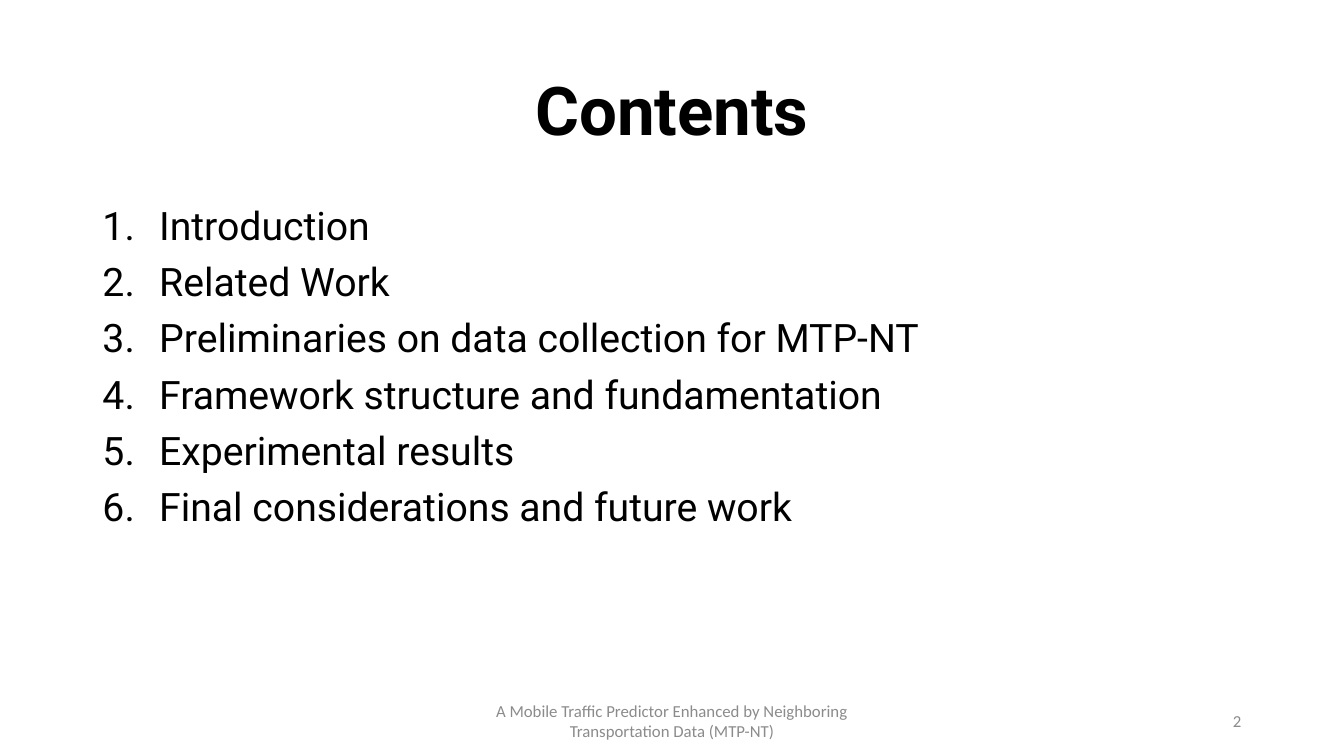
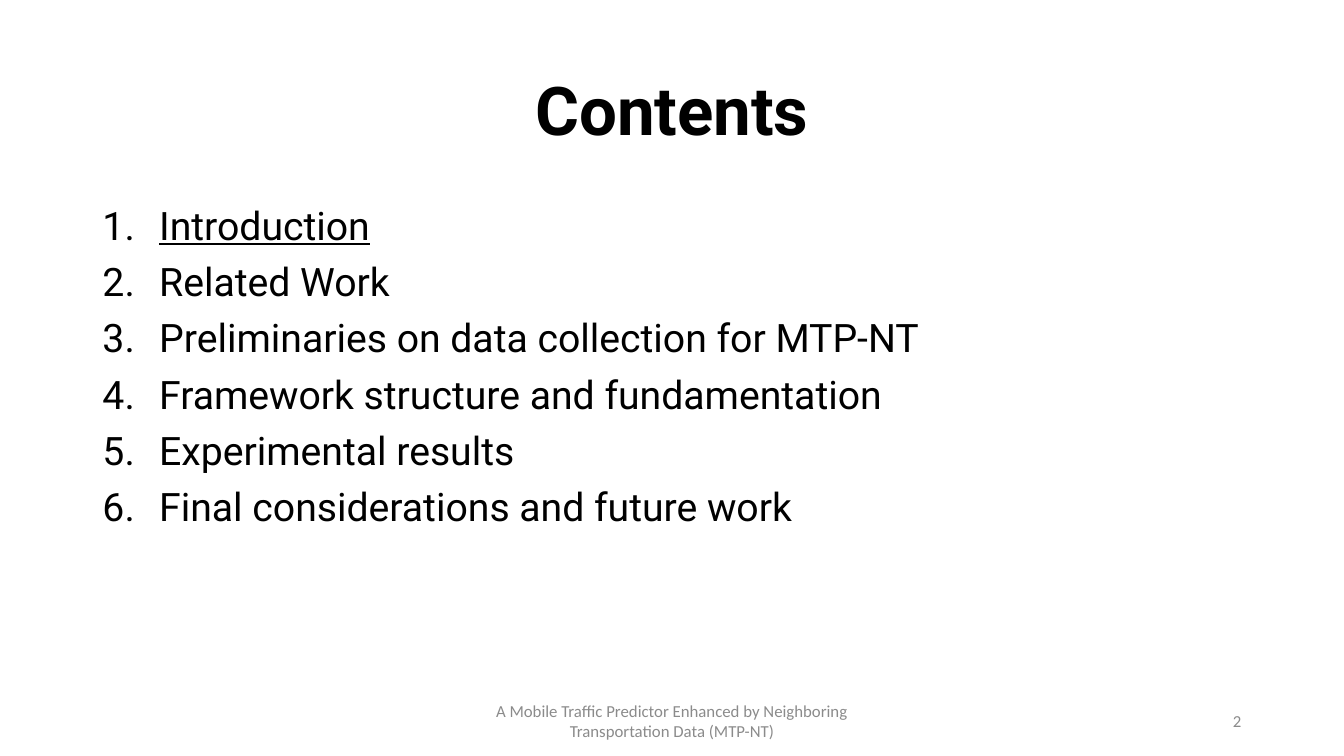
Before and after one commit to PatrickLdA/milan-telecom-analysis, a slide deck: slide 2 of defesa.pptx. Drawn at 1344x756 pixels with LibreOffice and Linux fonts; fonts in the diff are those of the drawing. Boxes give left, top, right and bottom in pixels: in the first picture for what was removed or moved away, otherwise in the second. Text is boxed around its words. In the diff, an @@ line names an element or a change of style, - is before the commit and + after.

```diff
--- a/defesa.pptx
+++ b/defesa.pptx
@@ text at box(159, 210, 370, 245): underline on in "Introduction" @@
```
Also in this commit, not shown: 5 slides added.
